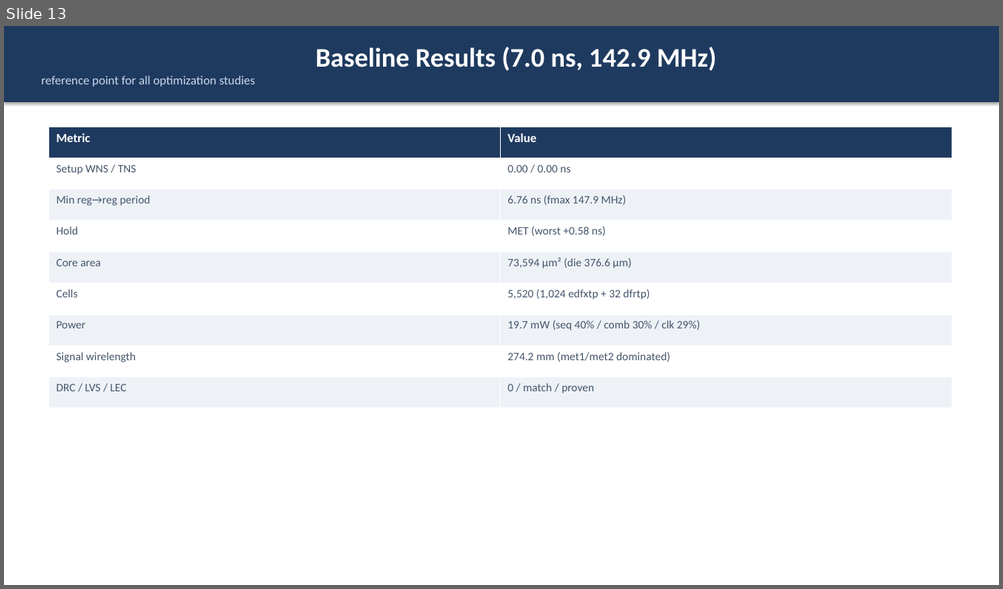
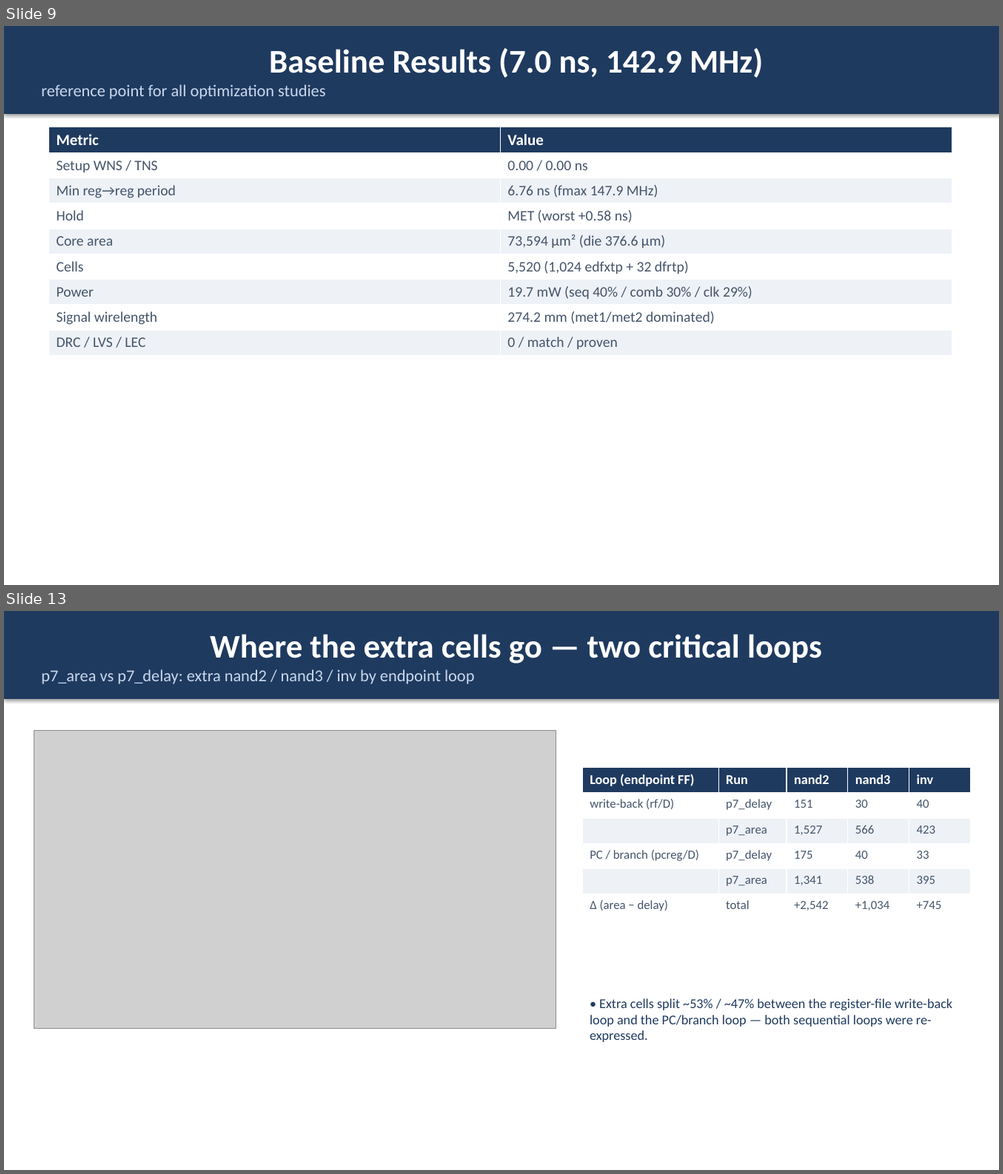
Before and after one commit to wuhannus/lunarch, a slide deck: flow/LUNARCH_AI_Driven_Chip_Design.pptx. Shown one above the other, each under a label of ours: slide 13 before the commit, slides 9 and 13 after it; the slides between them are not shown. The pictures are 1003x589 and 1003x1174 pixels, drawn with LibreOffice and Linux fonts; fonts in the diff are those of the drawing; grey boxes stand for pictures. Boxes give left, top, right and bottom in pixels: in the first picture for what was removed or moved away, otherwise in the second. Text is boxed around its words. In the diff, an @@ line names an element or a change of style, - is before the commit and + after.

Commit message:
Deck: add two-loop diagram + extra-cell table and NAND/NAND3/INV reasoning after the cell-type page

```diff
--- a/flow/LUNARCH_AI_Driven_Chip_Design.pptx
+++ b/flow/LUNARCH_AI_Driven_Chip_Design.pptx
@@ slide 13 added at [4,611,999,1170], background #FFFFFF @@
@@ rectangle added at [4,611,999,699], fill #1F3A5F, 16 pt, text #C9D8EE @@
+Where the extra cells go — two critical loops
+p7_area vs p7_delay: extra nand2 / nand3 / inv by endpoint loop
@@ picture added at [34,730,556,1029] @@
@@ table added at [582,768,970,920], 6 rows, 5 columns @@
+Loop (endpoint FF) | Run | nand2 | nand3 | inv
+write-back (rf/D) | p7_delay | 151 | 30 | 40
+ | p7_area | 1,527 | 566 | 423
+PC / branch (pcreg/D) | p7_delay | 175 | 40 | 33
+ | p7_area | 1,341 | 538 | 395
+Δ (area − delay) | total | +2,542 | +1,034 | +745
@@ text added at [589,999,952,1042], 13 pt, text #1F3A5F @@
+• Extra cells split ~53% / ~47% between the register-file write-back loop and the PC/branch loop — both sequential loops were re-expressed.
@@ what was slide 13 is now slide 9 @@
@@ slide 9 changed as well @@
@@ rectangle "Baseline Results (7.0 ns, 142.9 ...": place and size @@
-rectangle "Baseline Results (7.0 ns, 142.9 ..." at [4,26,999,102]
+rectangle "Baseline Results (7.0 ns, 142.9 ..." at [4,26,999,114]
@@ rectangle "Baseline Results (7.0 ns, 142.9 ..." at [4,26,999,114]: size 26 to 32 pt in "Baseline Results (7.0 ns, 142.9 MHz)"; size 12 to 16 pt in "reference point for all optimization studies" @@
@@ table at [48,127,951,355] @@
@@ size 12 to 15 pt in "Metric", "Value" @@
@@ size 11 to 14 pt @@
```
Also in this commit, not shown: 9 other slides changed, 6 other slides added, 8 slides removed, 1 other file.
